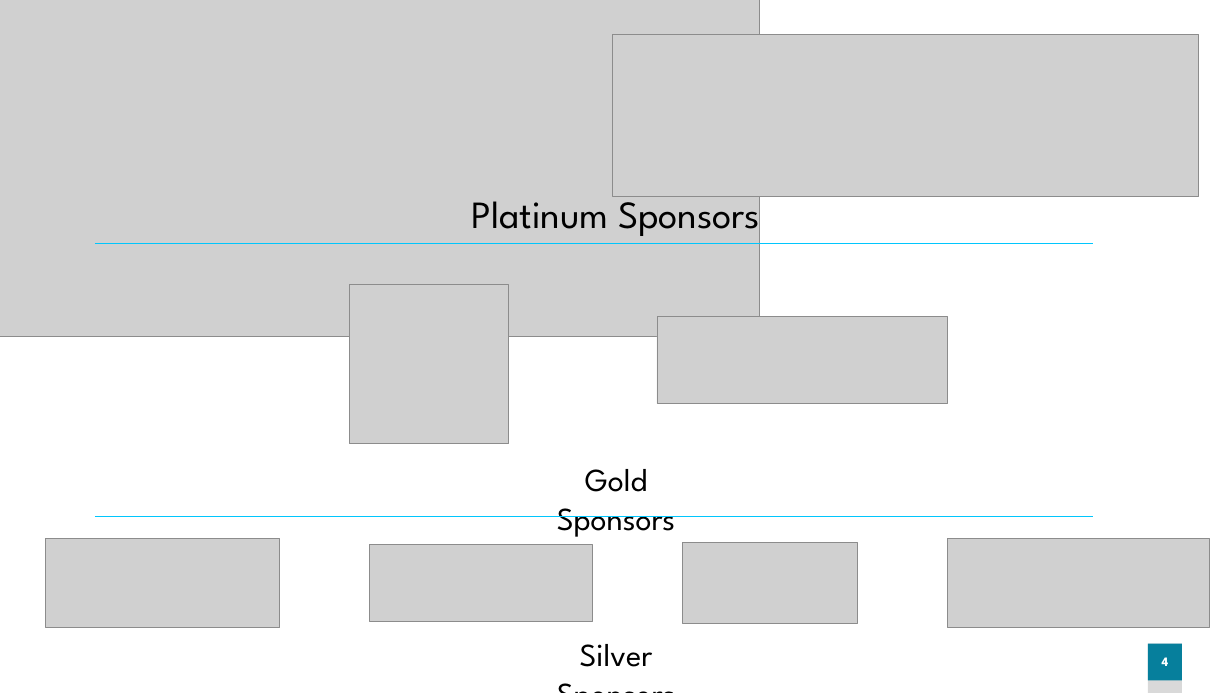
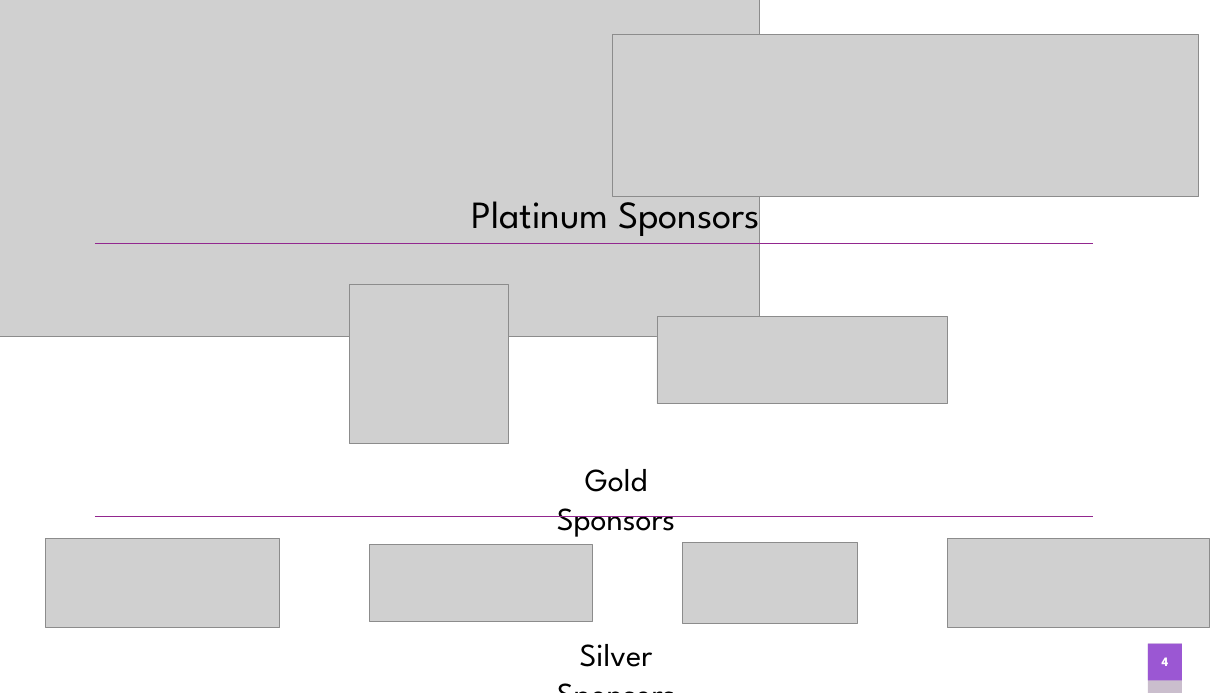
Before and after one commit to anuroopa/codecampnyc-2018, a slide deck: slide 4 of Hitchhiker's guide to Benchmark.pptx. Drawn at 1232x693 pixels with LibreOffice and Linux fonts; fonts in the diff are those of the drawing; grey boxes stand for pictures. Boxes give left, top, right and bottom in pixels: in the first picture for what was removed or moved away, otherwise in the second. Text is boxed around its words. In the diff, an @@ line names an element or a change of style, - is before the commit and + after.

Commit message:
Change theme colors

```diff
--- a/Hitchhiker's guide to Benchmark.pptx
+++ b/Hitchhiker's guide to Benchmark.pptx
@@ line (95, 244) - (1093, 244): stroke #01C6FD 0.5 pt to #92278F 0.5 pt @@
@@ line (95, 517) - (1093, 517): stroke #01C6FD 0.5 pt to #92278F 0.5 pt @@
@@ page number at [1148, 644, 1182, 681]: fill #067F9C to #9B57D3 @@
@@ rectangle at [1148, 644, 1182, 693]: fill #D9D9D9 to #CABECD @@
```
Also in this commit, not shown: 30 other slides changed.
